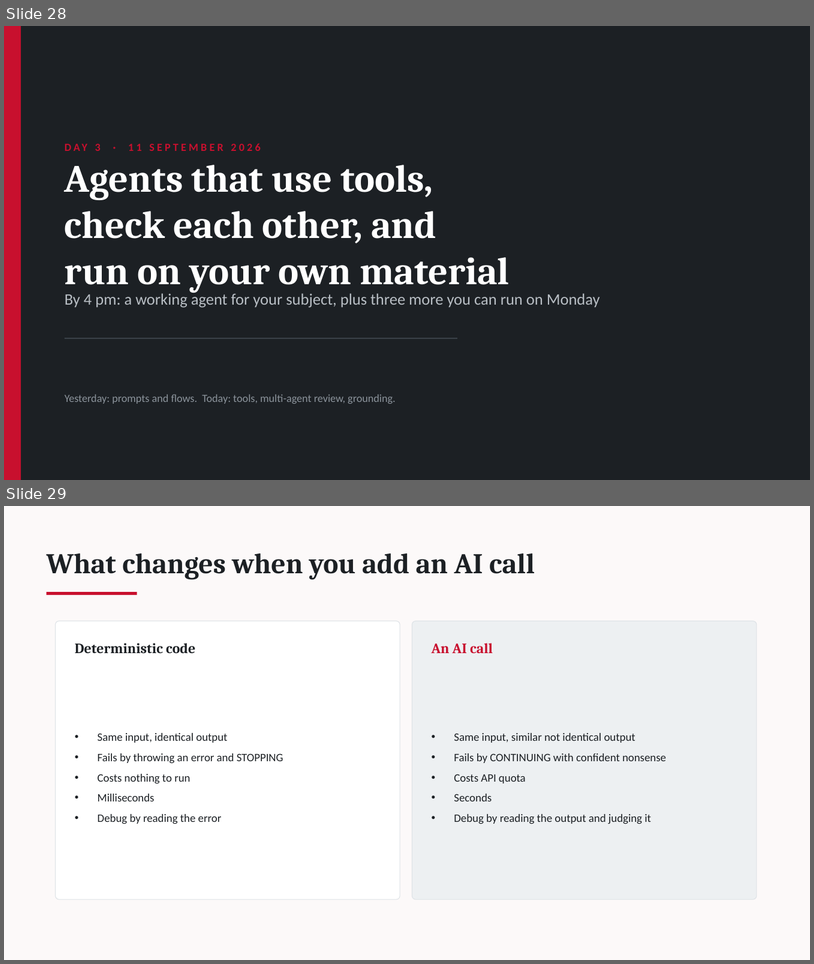
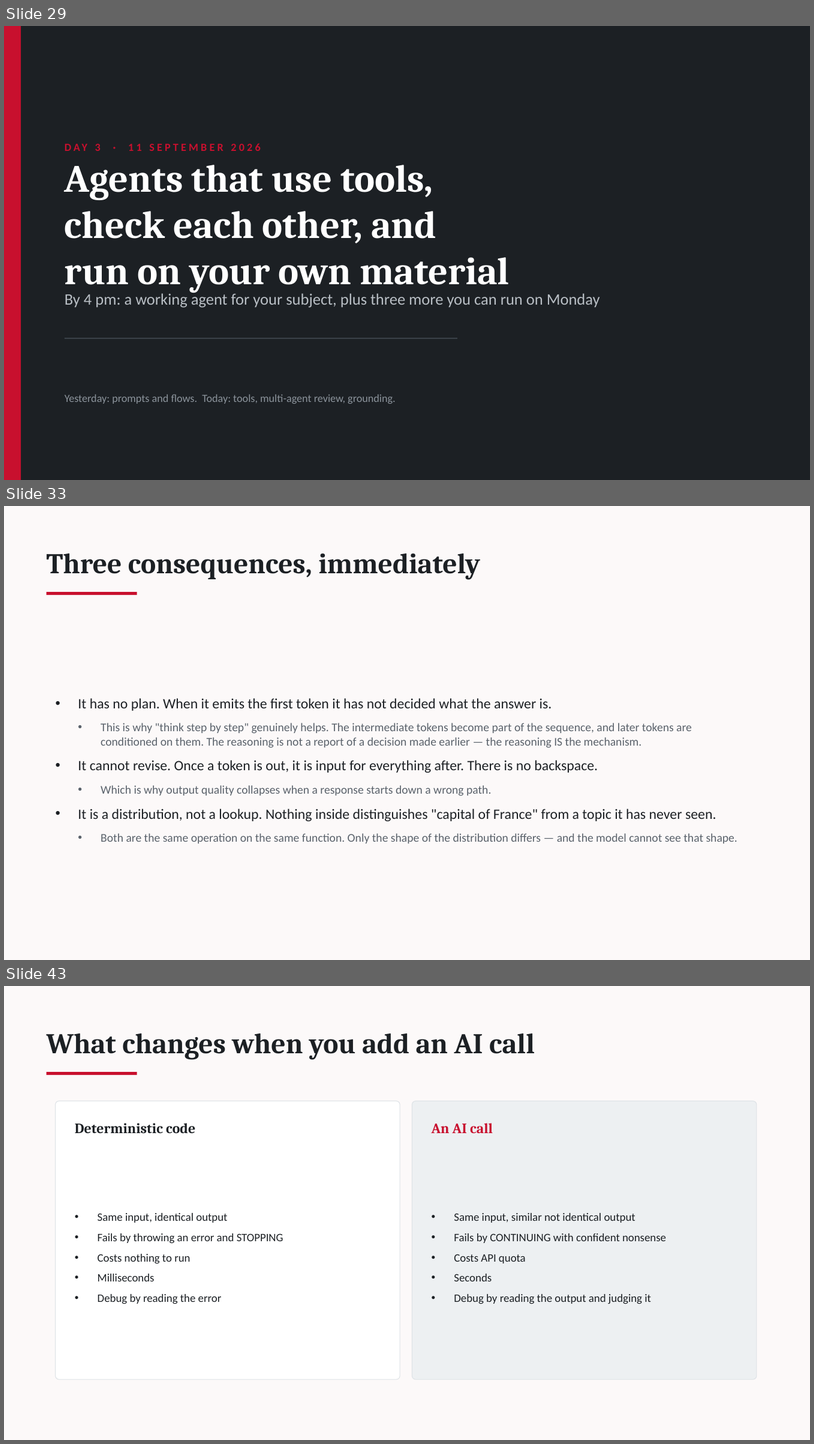
Before and after one commit to dineshkwadhwani/thecoachdinesh, a slide deck: courses/ai/workshop/03_Facilitator/PPT1_Workshop_Slides.pptx. Shown one above the other, each under a label of ours: slides 28 and 29 before the commit, slides 29, 33 and 43 after it; the slides between them are not shown. The pictures are 814x964 and 814x1444 pixels, drawn with LibreOffice and Linux fonts; fonts in the diff are those of the drawing. Boxes give left, top, right and bottom in pixels: in the first picture for what was removed or moved away, otherwise in the second. Text is boxed around its words. In the diff, an @@ line names an element or a change of style, - is before the commit and + after.

```diff
--- a/courses/ai/workshop/03_Facilitator/PPT1_Workshop_Slides.pptx
+++ b/courses/ai/workshop/03_Facilitator/PPT1_Workshop_Slides.pptx
@@ slide 33 added at [4, 506, 810, 960], background #FCF9F9 @@
@@ text added at [47, 553, 480, 579], 34 pt, text #1C2024, bold @@
+Three consequences, immediately
@@ rectangle added at [47, 592, 137, 595], fill #C8102E @@
@@ text added at [78, 698, 738, 843], 14 pt, text #5A626B @@
+• It has no plan. When it emits the first token it has not decided what the answer is.
+  • This is why "think step by step" genuinely helps. The intermediate tokens become part of the sequence, and later tokens are conditioned on them. The reasoning is not a report of a decision made earlier — the reasoning IS the mechanism.
+• It cannot revise. Once a token is out, it is input for everything after. There is no backspace.
+  • Which is why output quality collapses when a response starts down a wrong path.
+• It is a distribution, not a lookup. Nothing inside distinguishes "capital of France" from a topic it has never seen.
+  • Both are the same operation on the same function. Only the shape of the distribution differs — and the model cannot see that shape.
@@ what was slide 28 is now slide 29 @@
@@ what was slide 29 is now slide 43 @@
```
Also in this commit, not shown: 8 slides changed, 30 other slides added, 4 slides removed, 3 other files.
